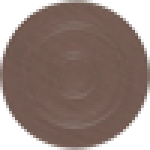
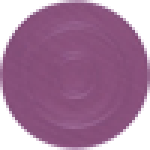
Layers edited between the first and the second 150×150 image:
added layer "Capa 1 copia" above "Capa 1" over (x1=0, y1=0, x2=150, y2=150)
hid "Capa 1" over (x1=0, y1=0, x2=150, y2=150)
